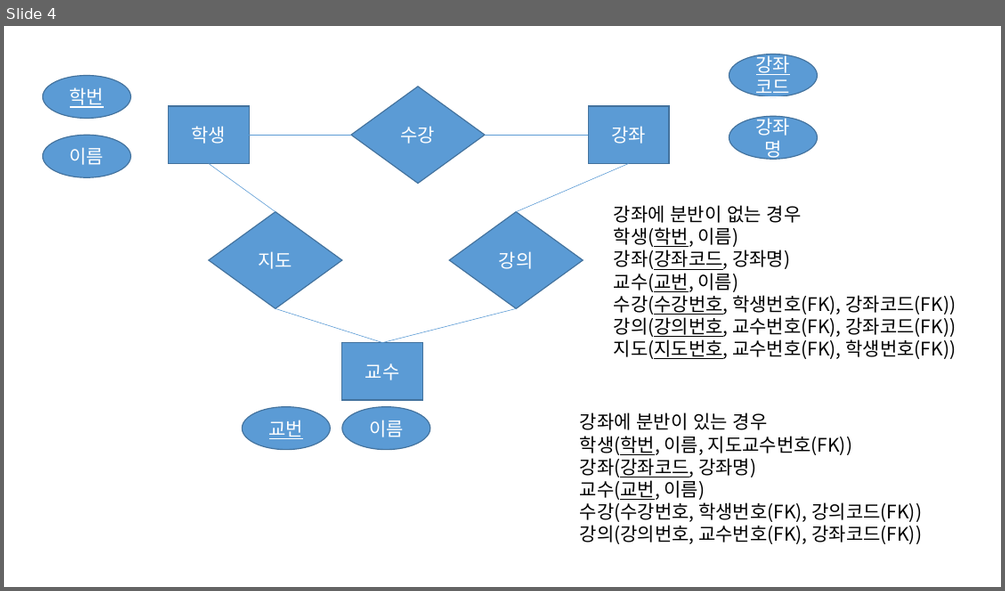
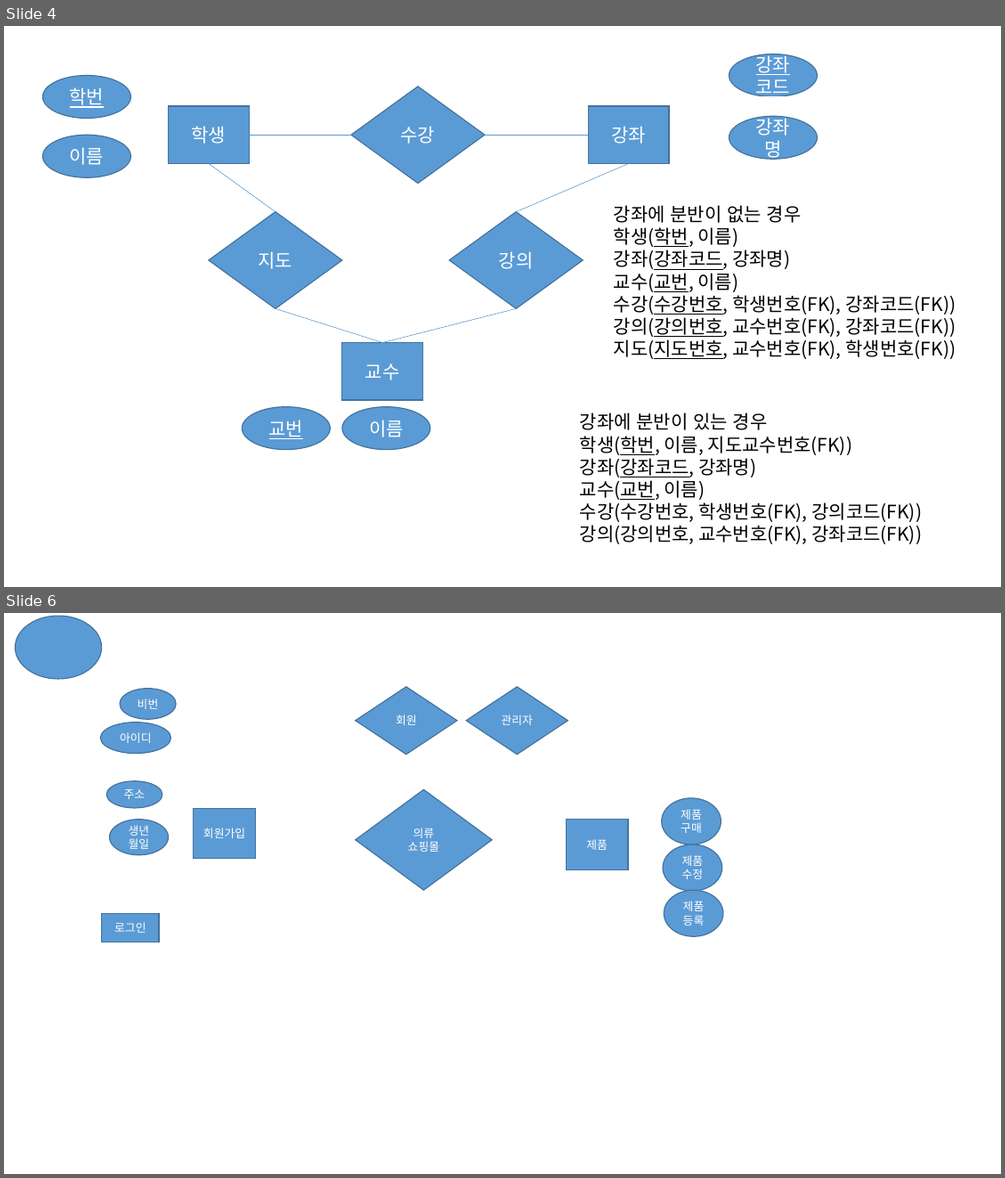
Before and after one commit to shinhyeongchae/java_shc, a slide deck: DB/DB 1일차_ERD 연습문제.pptx. Shown one above the other, each under a label of ours: slide 4 before the commit, slides 4 and 6 after it; the slides between them are not shown. The pictures are 1005x591 and 1005x1178 pixels, drawn with LibreOffice and Linux fonts; fonts in the diff are those of the drawing. Boxes give left, top, right and bottom in pixels: in the first picture for what was removed or moved away, otherwise in the second. Text is boxed around its words. In the diff, an @@ line names an element or a change of style, - is before the commit and + after.

```diff
--- a/DB/DB 1일차_ERD 연습문제.pptx
+++ b/DB/DB 1일차_ERD 연습문제.pptx
@@ slide 6 added at (4,613,1001,1174), background #FFFFFF @@
@@ ellipse added at (16,616,102,679), fill #5B9BD5, outline #43739E 1 pt @@
@@ ellipse added at (120,689,176,719), fill #5B9BD5, outline #43739E 1 pt, 11 pt, text #FFFFFF @@
+비번
@@ diamond added at (356,687,457,755), fill #5B9BD5, outline #43739E 1 pt, 11 pt, text #FFFFFF @@
+회원
@@ diamond added at (466,687,568,755), fill #5B9BD5, outline #43739E 1 pt, 11 pt, text #FFFFFF @@
+관리자
@@ ellipse added at (100,722,170,754), fill #5B9BD5, outline #43739E 1 pt, 11 pt, text #FFFFFF @@
+아이디
@@ ellipse added at (106,781,162,808), fill #5B9BD5, outline #43739E 1 pt, 11 pt, text #FFFFFF @@
+주소
@@ diamond added at (356,789,493,890), fill #5B9BD5, outline #43739E 1 pt, 11 pt, text #FFFFFF @@
+의류
+쇼핑몰
@@ ellipse added at (662,798,720,844), fill #5B9BD5, outline #43739E 1 pt, 11 pt, text #FFFFFF @@
+제품 구매
@@ ellipse added at (109,819,169,855), fill #5B9BD5, outline #43739E 1 pt, 11 pt, text #FFFFFF @@
+생년월일
@@ rectangle added at (194,808,255,859), fill #5B9BD5, outline #43739E 1 pt, 11 pt, text #FFFFFF @@
+회원가입
@@ rectangle added at (566,819,629,869), fill #5B9BD5, outline #43739E 1 pt, 11 pt, text #FFFFFF @@
+제품
@@ ellipse added at (663,844,722,891), fill #5B9BD5, outline #43739E 1 pt, 11 pt, text #FFFFFF @@
+제품 수정
@@ ellipse added at (663,890,722,936), fill #5B9BD5, outline #43739E 1 pt, 11 pt, text #FFFFFF @@
+제품 등록
@@ rectangle added at (102,913,159,942), fill #5B9BD5, outline #43739E 1 pt, 11 pt, text #FFFFFF @@
+로그인
```
Also in this commit, not shown: 1 other slide added.
